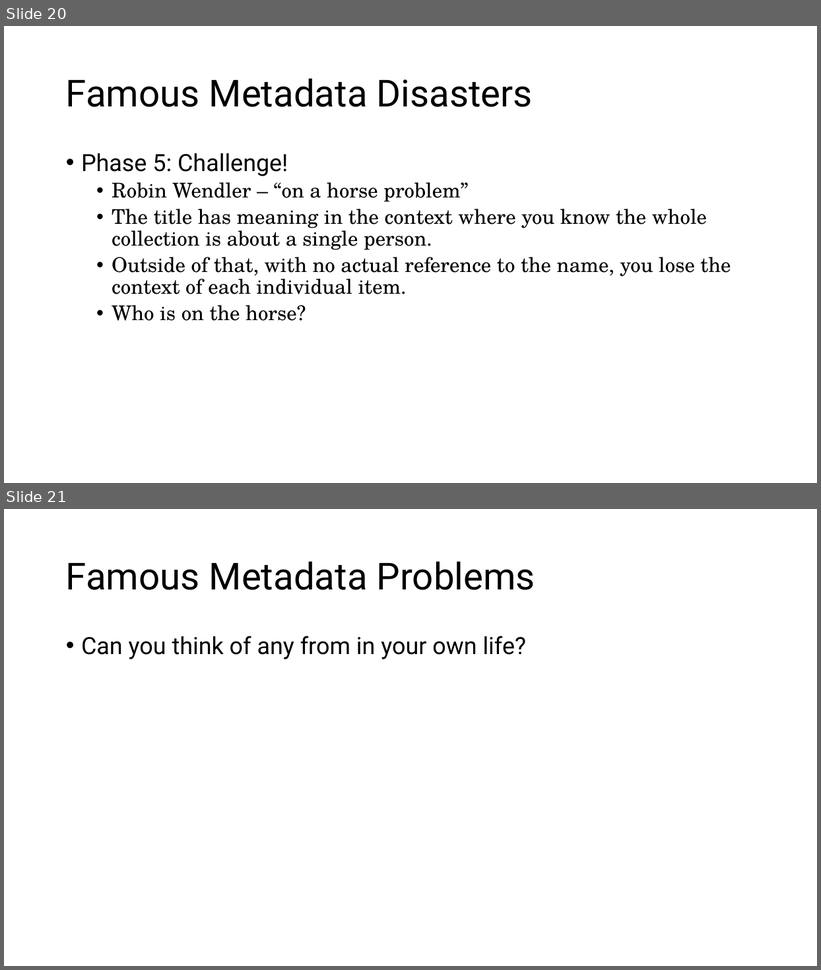
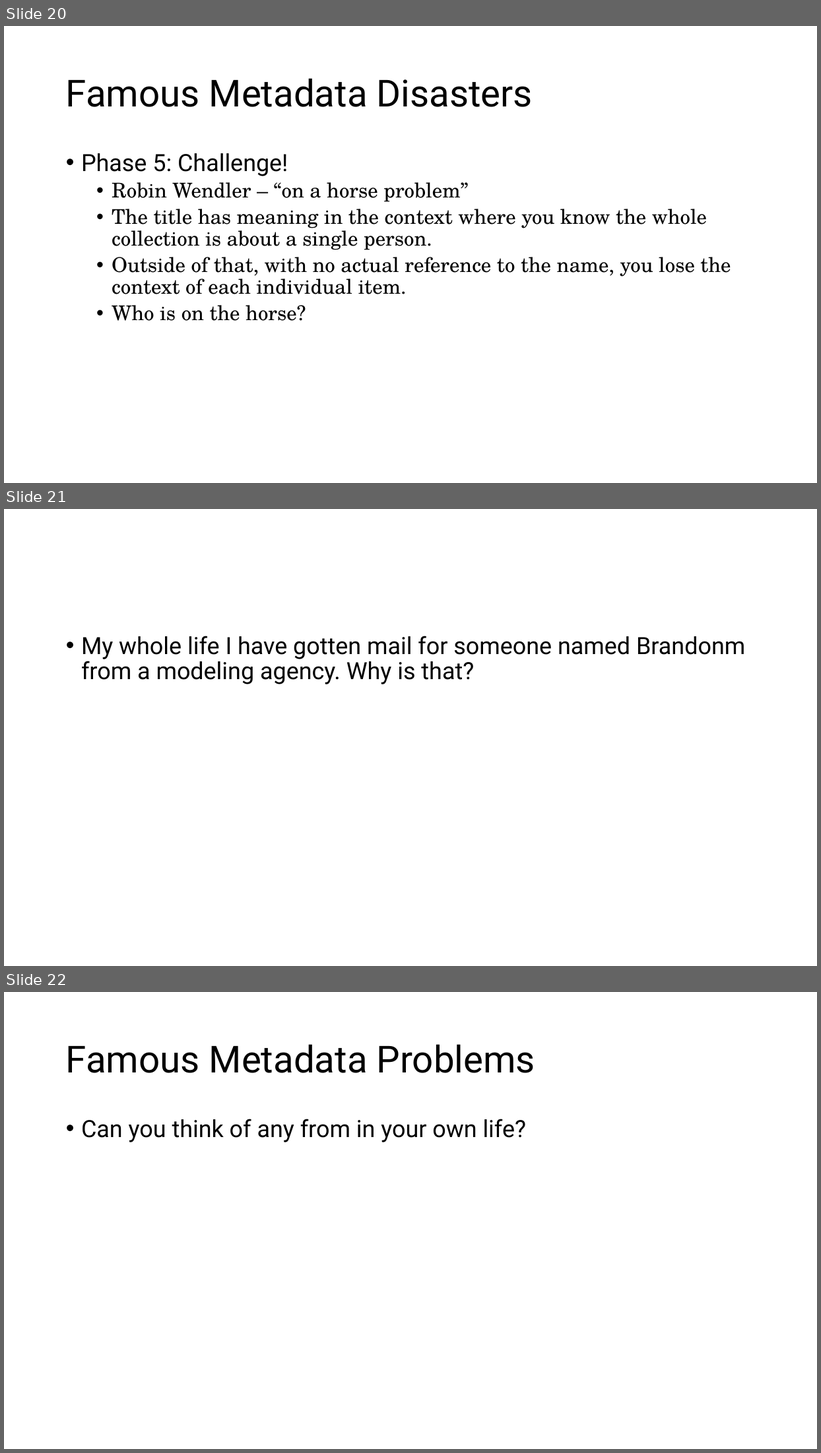
Before and after one commit to walshbr/data-for-the-rest-of-us, a slide deck: resources/week-3/description.pptx. Shown one above the other, each under a label of ours: slides 20 and 21 before the commit, slides 20, 21 and 22 after it. The pictures are 821x970 and 821x1453 pixels, drawn with LibreOffice and Linux fonts; fonts in the diff are those of the drawing. Boxes give left, top, right and bottom in pixels: in the first picture for what was removed or moved away, otherwise in the second. Text is boxed around its words. In the diff, an @@ line names an element or a change of style, - is before the commit and + after.

Commit message:
update

```diff
--- a/resources/week-3/description.pptx
+++ b/resources/week-3/description.pptx
@@ slide 21 added at (4, 509, 817, 966), background #FFFFFF @@
@@ text added at (81, 636, 745, 685), 28 pt, text #000000 @@
+• My whole life I have gotten mail for someone named Brandonm from a modeling agency. Why is that?
@@ what was slide 21 is now slide 22 @@
```
